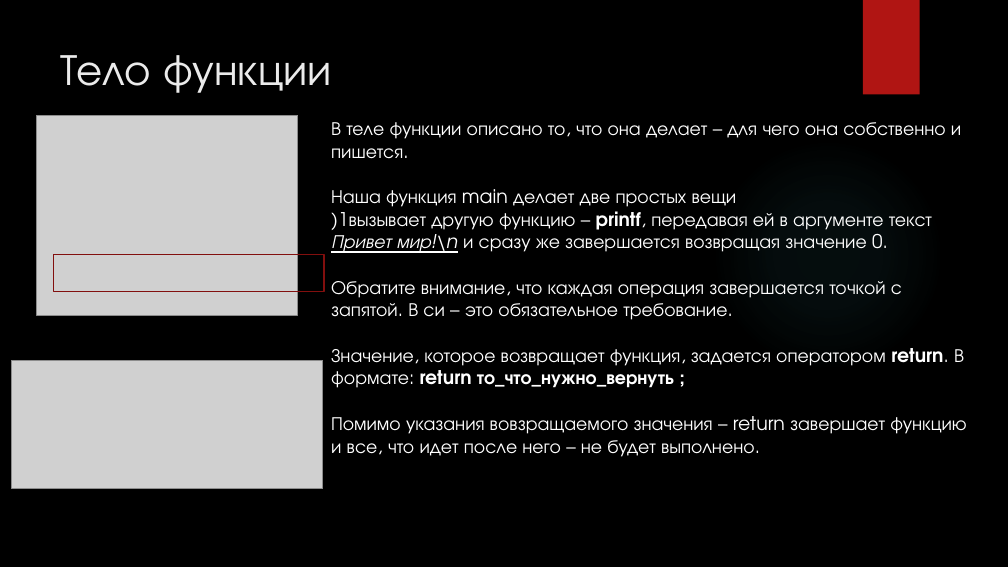
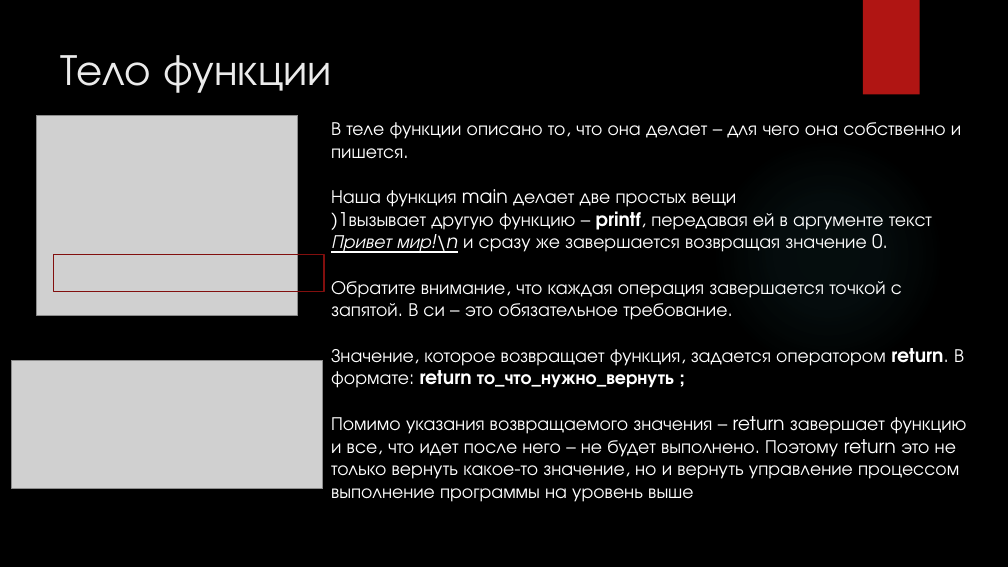
Before and after one commit to cansat-rsce/Organisation, a slide deck: slide 21 of лекции/Лекция1. Программирование на языке Си.pptx (slide 19 before the commit). Drawn at 1008x567 pixels with LibreOffice and Linux fonts; fonts in the diff are those of the drawing; grey boxes stand for pictures; background and template pictures are left out. Boxes give left, top, right and bottom in pixels: in the first picture for what was removed or moved away, otherwise in the second. Text is boxed around its words. In the diff, an @@ line names an element or a change of style, - is before the commit and + after.

```diff
--- a/лекции/Лекция1. Программирование на языке Си.pptx
+++ b/лекции/Лекция1. Программирование на языке Си.pptx
@@ text at [331, 416, 966, 502]: text changed @@
-Помимо указания вовзращаемого значения – return завершает функцию и все, что идет после него – не будет выполнено.
+Помимо указания возвращаемого значения – return завершает функцию и все, что идет после него – не будет выполнено. Поэтому return это не только вернуть какое-то значение, но и вернуть управление процессом выполнение программы на уровень выше
```
Also in this commit, not shown: 8 other slides changed, 22 slides added, 1 slide removed, 3 other files.
